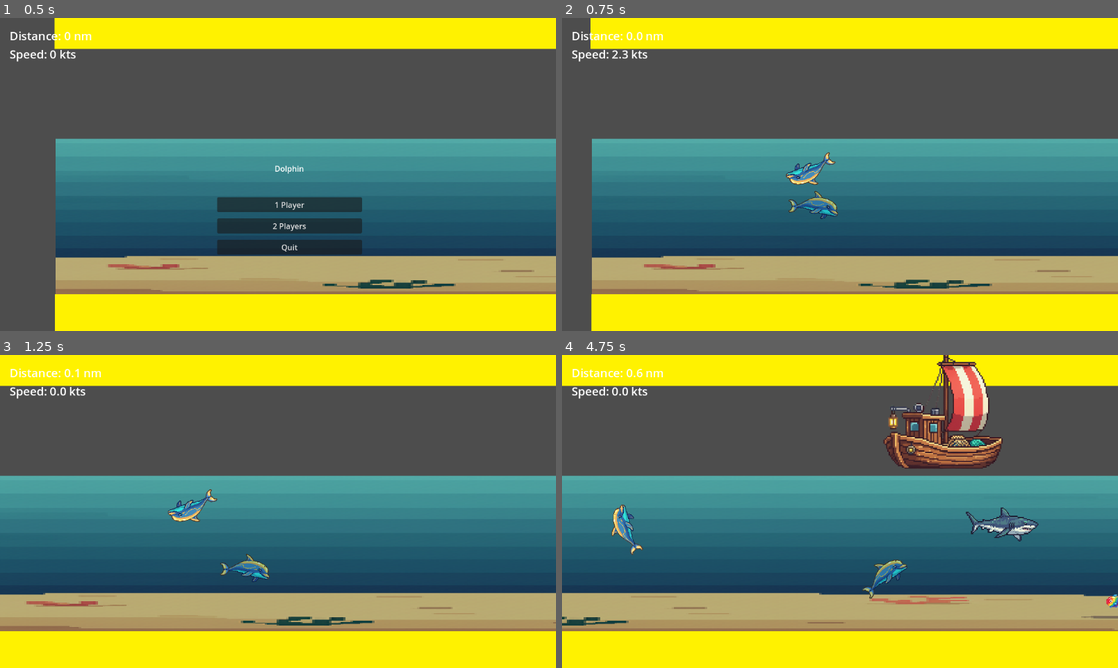
Above: before the commit, frames 1-4 (two rows, left to right).
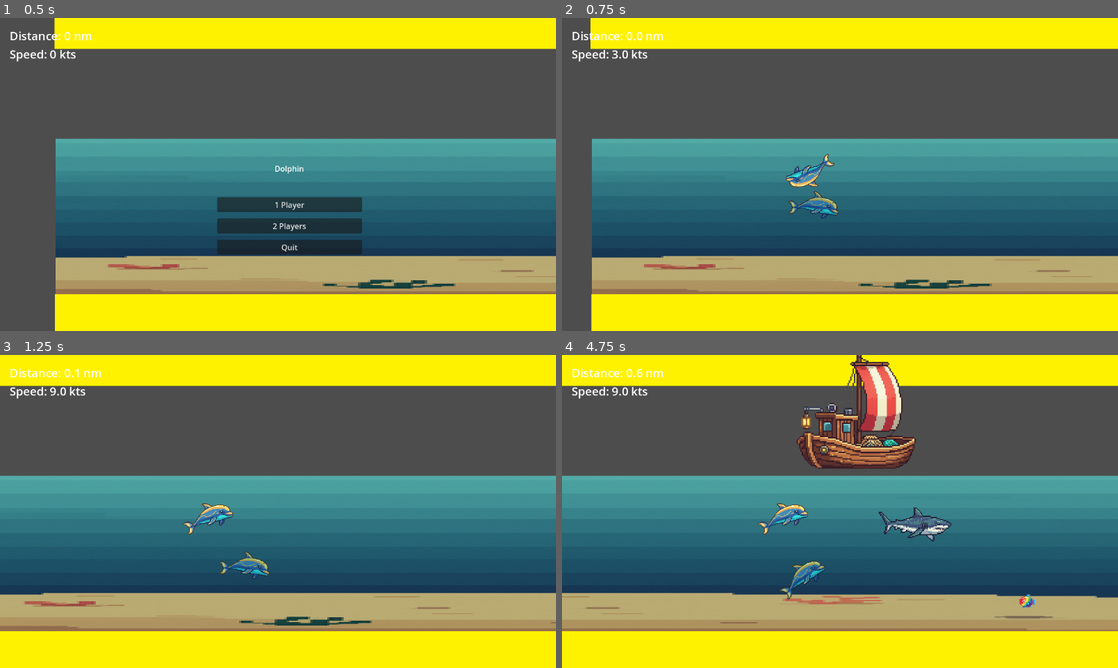
Above: after the commit, the same moments.

Repository: sandritalb/dolphin_ai
Game: Godot game, scene res://scenes/main.tscn
The game is run twice, just before and just after one commit, with the same random seed, the same clock (stepped at 60 frames per second) and the same inputs.
Inputs:
- Up to frame 1 (0.5 s): no input
- Up to frame 2 (0.75 s): click "1 Player" at 0.5 s
- Up to frame 3 (1.25 s): no input
- Up to frame 4 (4.75 s): tap Enter (ui_accept) at 1.25, 1.52, 2.27, 3.77, 4.52 s; hold Right (ui_right) 1.28-2.03 s; hold Down (ui_down) 2.03-2.78 s; hold Right (ui_right) 2.78-3.53 s; hold Up (ui_up) 3.53-4.28 s; hold Left (ui_left) from 4.28 s (still down)

Frame 1 is identical in both runs. In frame 2, 0.6% of the frame differs, in the area x 9-50%, y 10-65%; in frame 3, 1.3%; in frame 4, 12%, in the area x 0-100%, y 0-88%.

Commit message:
feat: Update AI and player input handling for improved movement control

Diff:
--- a/project.godot
+++ b/project.godot
@@ -25,42 +25,42 @@
 
 P2_left={
 "deadzone": 0.2,
-"events": [null, null, Object(InputEventKey,"resource_local_to_scene":false,"resource_name":"","device":0,"window_id":0,"alt_pressed":false,"shift_pressed":false,"ctrl_pressed":false,"meta_pressed":false,"pressed":false,"keycode":0,"physical_keycode":65,"key_label":0,"unicode":0,"location":0,"echo":false,"script":null)
+"events": [null, null, Object(InputEventKey,"resource_local_to_scene":false,"resource_name":"","device":-1,"window_id":0,"alt_pressed":false,"shift_pressed":false,"ctrl_pressed":false,"meta_pressed":false,"pressed":false,"keycode":0,"physical_keycode":4194319,"key_label":0,"unicode":0,"location":0,"echo":false,"script":null)
 ]
 }
 P2_up={
 "deadzone": 0.2,
-"events": [Object(InputEventKey,"resource_local_to_scene":fa …(140 unchanged characters)… d":false,"keycode":0,"physical_keycode":87,"key_label":0,"unicode":119,"location":0,"echo":false,"script":null)
+"events": [Object(InputEventKey,"resource_local_to_scene":fa …(140 unchanged characters)… d":false,"keycode":0,"physical_keycode":4194320,"key_label":0,"unicode":0,"location":0,"echo":false,"script":null)
 ]
 }
 P2_down={
 "deadzone": 0.2,
-"events": [Object(InputEventKey,"resource_local_to_scene":fa …(140 unchanged characters)… d":false,"keycode":0,"physical_keycode":83,"key_label":0,"unicode":115,"location":0,"echo":false,"script":null)
+"events": [Object(InputEventKey,"resource_local_to_scene":fa …(140 unchanged characters)… d":false,"keycode":0,"physical_keycode":4194322,"key_label":0,"unicode":0,"location":0,"echo":false,"script":null)
 ]
 }
 P2_right={
 "deadzone": 0.2,
-"events": [Object(InputEventKey,"resource_local_to_scene":fa …(140 unchanged characters)… d":false,"keycode":0,"physical_keycode":68,"key_label":0,"unicode":100,"location":0,"echo":false,"script":null)
+"events": [Object(InputEventKey,"resource_local_to_scene":fa …(140 unchanged characters)… d":false,"keycode":0,"physical_keycode":4194321,"key_label":0,"unicode":0,"location":0,"echo":false,"script":null)
 ]
 }
 P1_left={
 "deadzone": 0.2,
-"events": [Object(InputEventKey,"resource_local_to_scene":fa …(140 unchanged characters)… d":false,"keycode":0,"physical_keycode":4194319,"key_label":0,"unicode":0,"location":0,"echo":false,"script":null)
+"events": [Object(InputEventKey,"resource_local_to_scene":fa …(140 unchanged characters)… d":false,"keycode":0,"physical_keycode":65,"key_label":0,"unicode":97,"location":0,"echo":false,"script":null)
 ]
 }
 P1_up={
 "deadzone": 0.2,
-"events": [Object(InputEventKey,"resource_local_to_scene":fa …(140 unchanged characters)… d":false,"keycode":0,"physical_keycode":4194320,"key_label":0,"unicode":0,"location":0,"echo":false,"script":null)
+"events": [Object(InputEventKey,"resource_local_to_scene":fa …(140 unchanged characters)… d":false,"keycode":0,"physical_keycode":87,"key_label":0,"unicode":119,"location":0,"echo":false,"script":null)
 ]
 }
 P1_down={
 "deadzone": 0.2,
-"events": [Object(InputEventKey,"resource_local_to_scene":fa …(140 unchanged characters)… d":false,"keycode":0,"physical_keycode":4194322,"key_label":0,"unicode":0,"location":0,"echo":false,"script":null)
+"events": [Object(InputEventKey,"resource_local_to_scene":fa …(140 unchanged characters)… d":false,"keycode":0,"physical_keycode":83,"key_label":0,"unicode":115,"location":0,"echo":false,"script":null)
 ]
 }
 P1_right={
 "deadzone": 0.2,
-"events": [Object(InputEventKey,"resource_local_to_scene":fa …(140 unchanged characters)… d":false,"keycode":0,"physical_keycode":4194321,"key_label":0,"unicode":0,"location":0,"echo":false,"script":null)
+"events": [Object(InputEventKey,"resource_local_to_scene":fa …(140 unchanged characters)… d":false,"keycode":0,"physical_keycode":68,"key_label":0,"unicode":100,"location":0,"echo":false,"script":null)
 ]
 }
 P1_debug={
--- a/scripts/dolphin_ai.gd
+++ b/scripts/dolphin_ai.gd
@@ -64,7 +64,8 @@
 	var random_angle = randf_range(-ai_max_wander_angle, ai_max_wander_angle)
 
 	# Prefer moving right, but allow some vertical movement
-	ai_direction = Vector2(cos(random_angle), sin(random_angle)).normalized()
+	#ai_direction = Vector2(cos(random_angle), sin(random_angle)).normalized()
+	ai_direction = Vector2(1.0, sin(random_angle)).normalized()
 
 
 func on_exit_water() -> void:
--- a/scripts/dolphin_player.gd
+++ b/scripts/dolphin_player.gd
@@ -39,10 +39,11 @@
 	# Directional controls - only work in water!
 	if is_in_water:
 		# Keyboard input
-		if Input.is_action_pressed(key_right):
-			input_direction.x = 1.0
-		if Input.is_action_pressed(key_left):
-			input_direction.x = 0.0
+		input_direction.x = 1.0
+		#if Input.is_action_pressed(key_right):
+		#	input_direction.x = 1.0
+		#if Input.is_action_pressed(key_left):
+		#	input_direction.x = 0.0
 		if Input.is_action_pressed(key_up):
 			input_direction.y = -1.0
 		if Input.is_action_pressed(key_down):
